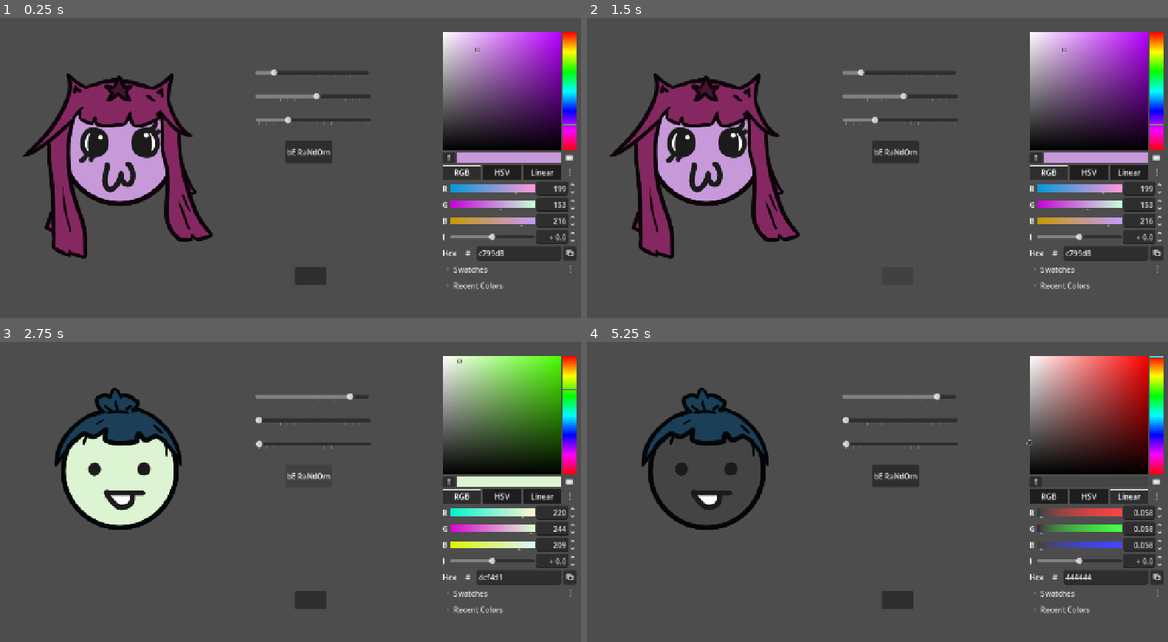
Above: before the commit, frames 1-4 (two rows, left to right).
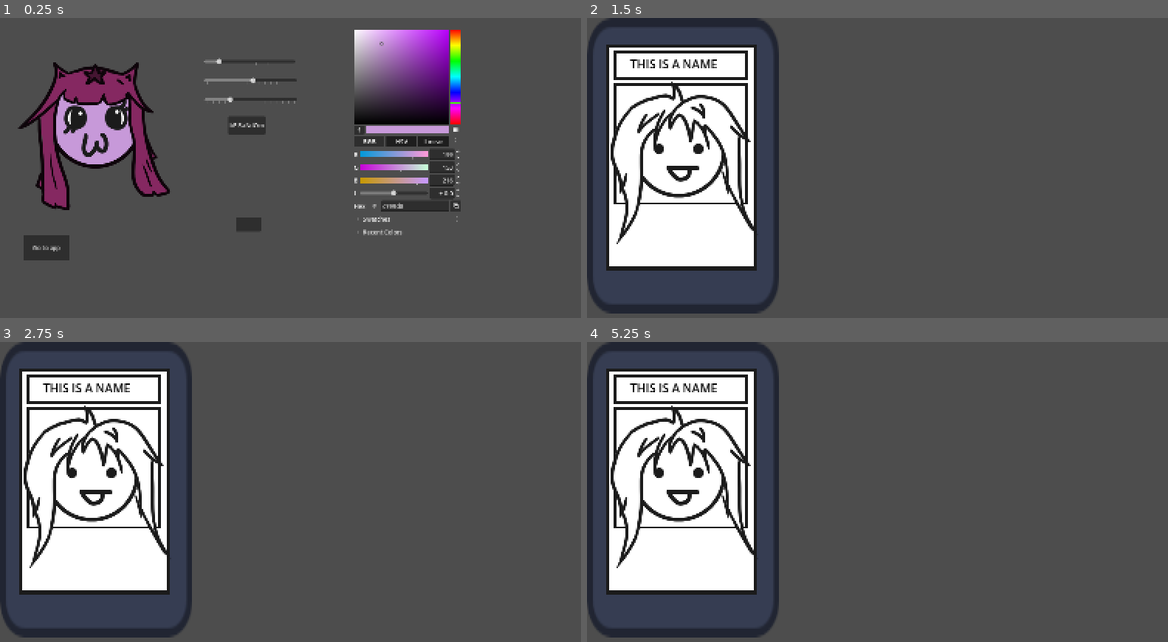
Above: after the commit, the same moments.

Repository: ecksii/PolyTycoon
Game: Godot game, scene res://Scenes/CharacterCreator.tscn
Same seed, same stepped clock (60 frames per second), same inputs: the game is played once before the commit and once after it. Before the commit the project starts from res://Scenes/main.tscn. The engine's default icon, where the game draws it, is replaced by a stand-in: a white triangle on a blue panel in a dark square.
Inputs (mouse positions are in pixels of both pictures, inside the frame that each line leads up to):
- Up to frame 1 (0.25 s): no input
- Up to frame 2 (1.5 s): click (633, 249) at 0.5 s, where only the run after the commit has a clickable "Go to app"; click (894, 276) at 1.27 s
- Up to frame 3 (2.75 s): click (307, 477) at 2 s, where only the run before the commit has a clickable "bE RaNdOm"
- Up to frame 4 (5.25 s): click (1034, 483) at 2.77 s; click (1045, 495) at 3.5 s, where only the run before the commit has a clickable "RGB"; click (1086, 495) at 4.25 s, where only the run before the commit has a clickable "HSV"; click (1127, 495) at 5 s, where only the run before the commit has a clickable "Linear"

The runs differ from the first frame. In frame 1, 34% of the frame differs, in the area x 3-100%, y 3-91%; in frame 2, 39%, in the area x 0-100%, y 0-99%; in frame 3, 38%; in frame 4, 37%.

Commit message:
started work on card/app swiping mechanic

Diff:
--- a/character-generator/Scenes/main.tscn
+++ b/character-generator/Scenes/CharacterCreator.tscn
@@ -57,9 +57,17 @@
 offset_bottom = 479.0
 edit_alpha = false
 
+[node name="ChangeSceneBtn" type="Button" parent="UI" unique_id=1059514048]
+offset_left = -490.0
+offset_top = 432.0
+offset_right = -365.0
+offset_bottom = 502.0
+text = "Go to app"
+
 [connection signal="pressed" from="UI/ExportAvatar" to="UI" method="_on_export_avatar_pressed"]
 [connection signal="value_changed" from="UI/EyesSlider" to="UI" method="_on_eyes_slider_value_changed"]
 [connection signal="value_changed" from="UI/MouthsSlider" to="UI" method="_on_mouths_slider_value_changed"]
 [connection signal="value_changed" from="UI/HairSlider" to="UI" method="_on_hair_slider_value_changed"]
 [connection signal="button_down" from="UI/RandomiseBtn" to="UI" method="_on_randomise_btn_button_down"]
 [connection signal="color_changed" from="UI/SkinColorPicker" to="UI" method="_on_skin_color_picker_color_changed"]
+[connection signal="pressed" from="UI/ChangeSceneBtn" to="UI" method="_on_change_scene_btn_pressed"]
--- /dev/null
+++ b/character-generator/Scenes/app.tscn
@@ -0,0 +1,30 @@
+[gd_scene format=3 uid="uid://yxpxmdc8uari"]
+
+[ext_resource type="PackedScene" uid="uid://bhbr7ej7dabq3" path="res://Scenes/card.tscn" id="1_nmq3k"]
+[ext_resource type="Texture2D" uid="uid://g75qladnte80" path="res://icon.svg" id="1_sb7qb"]
+
+[node name="App" type="Control" unique_id=1283306680]
+layout_mode = 3
+anchor_right = 0.33800003
+anchor_bottom = 0.94500005
+offset_right = 1.2799988
+offset_bottom = 0.49499512
+grow_horizontal = 2
+grow_vertical = 2
+
+[node name="TextureRect" type="TextureRect" parent="." unique_id=1373121753]
+clip_children = 2
+layout_mode = 0
+offset_right = 522.0
+offset_bottom = 800.0
+texture = ExtResource("1_sb7qb")
+
+[node name="CardContainer" type="MarginContainer" parent="TextureRect" unique_id=63732386]
+layout_mode = 0
+offset_left = 54.0
+offset_top = 72.0
+offset_right = 461.0
+offset_bottom = 681.0
+
+[node name="Card" parent="TextureRect/CardContainer" unique_id=1093341755 instance=ExtResource("1_nmq3k")]
+layout_mode = 2
--- /dev/null
+++ b/character-generator/Scenes/card.tscn
@@ -0,0 +1,55 @@
+[gd_scene format=3 uid="uid://bhbr7ej7dabq3"]
+
+[ext_resource type="Texture2D" uid="uid://drmicocm6mmgj" path="res://Assets/card-rough.png" id="1_0qqmn"]
+[ext_resource type="Script" uid="uid://dw0kvfix4awbs" path="res://Scripts/card.gd" id="1_wf8id"]
+[ext_resource type="PackedScene" uid="uid://wd5ajq24lpb7" path="res://Scenes/Head.tscn" id="3_brehn"]
+
+[node name="Card" type="Control" unique_id=26840451]
+custom_minimum_size = Vector2(354, 536)
+layout_mode = 3
+anchor_right = 0.25100002
+anchor_bottom = 0.68
+offset_left = -4.7800007
+offset_right = 0.39996338
+grow_horizontal = 2
+grow_vertical = 2
+pivot_offset_ratio = Vector2(0.5, 0.5)
+script = ExtResource("1_wf8id")
+
+[node name="ProfileContainer" type="VBoxContainer" parent="." unique_id=1252967866]
+layout_mode = 1
+anchors_preset = -1
+offset_right = 401.78
+offset_bottom = 608.0
+
+[node name="Profile" type="Sprite2D" parent="ProfileContainer" unique_id=1332054671]
+scale = Vector2(0.3177237, 0.3177237)
+texture = ExtResource("1_0qqmn")
+centered = false
+
+[node name="NameContainer" type="MarginContainer" parent="." unique_id=2034005679]
+layout_mode = 0
+offset_left = 62.78
+offset_top = 30.0
+offset_right = 329.78
+offset_bottom = 79.0
+
+[node name="RichTextLabel" type="RichTextLabel" parent="NameContainer" unique_id=1839128848]
+layout_mode = 2
+theme_override_colors/default_color = Color(0, 0, 0, 1)
+theme_override_font_sizes/normal_font_size = 32
+text = "THIS IS A NAME"
+
+[node name="PPContainer" type="MarginContainer" parent="." unique_id=751889810]
+clip_children = 1
+layout_mode = 0
+offset_left = 23.78
+offset_top = 112.0
+offset_right = 375.78
+offset_bottom = 429.00003
+
+[node name="Head" parent="PPContainer" unique_id=869240767 instance=ExtResource("3_brehn")]
+position = Vector2(45, 48)
+
+[connection signal="mouse_entered" from="." to="." method="_on_mouse_entered"]
+[connection signal="mouse_exited" from="." to="." method="_on_mouse_exited"]
--- /dev/null
+++ b/character-generator/Scripts/card.gd
@@ -0,0 +1,29 @@
+extends Control
+
+var mouse_in: bool = false
+var is_dragging: bool = false
+
+func _physics_process(delta) -> void:
+	swipe_logic(delta)
+	_set_rotation(delta)
+
+func swipe_logic(delta: float):
+	if (mouse_in or is_dragging):
+		if (Input.is_action_pressed("L_click")):
+			global_position = lerp(global_position, get_global_mouse_position() - (size/2.0), 22.0 * delta)
+			is_dragging = true
+		else:
+			is_dragging = false
+
+var last_pos: Vector2
+var max_card_rotation: float = 12.5
+func _set_rotation(delta: float):
+	var desired_rotation: float = clamp((global_position - last_pos).x *0.85, -max_card_rotation, max_card_rotation)
+	rotation_degrees = lerp(rotation_degrees, desired_rotation, 12.0 * delta)
+	last_pos = global_position
+
+func _on_mouse_entered():
+	mouse_in = true
+
+func _on_mouse_exited():
+	mouse_in = false
--- a/character-generator/Scripts/select_features_ui.gd
+++ b/character-generator/Scripts/select_features_ui.gd
@@ -56,13 +56,5 @@
 	#$TestVP.get_texture().get_image().save_png("screenshot.png")
 
 
-
-
-
-
-
-
-
-
-
-#end
+func _on_change_scene_btn_pressed():
+	get_tree().change_scene_to_file("res://Scenes/app.tscn")
--- a/character-generator/project.godot
+++ b/character-generator/project.godot
@@ -17,8 +17,8 @@
 
 [display]
 
-window/size/viewport_width=1280
-window/size/viewport_height=720
+window/size/viewport_width=1600
+window/size/viewport_height=900
 window/stretch/mode="canvas_items"
 window/stretch/aspect="expand"
 
@@ -33,6 +33,11 @@
 "events": [Object(InputEventKey,"resource_local_to_scene":false,"resource_name":"","device":16,"window_id":0,"alt_press …(190 unchanged characters)…
 ]
 }
+L_click={
+"deadzone": 0.2,
+"events": [Object(InputEventMouseButton,"resource_local_to_scene":false,"resource_name":"","device":-1,"window_id":0,"alt_pressed":false,"shift_pressed":false,"ctrl_pressed":false,"meta_pressed":false,"button_mask":0,"position":Vector2(0, 0),"global_position":Vector2(0, 0),"factor":1.0,"button_index":1,"canceled":false,"pressed":false,"double_click":false,"script":null)
+]
+}
 
 [physics]
 
Binary file added: character-generator/Assets/card-rough.png
Not shown, added: character-generator/Assets/card-rough.png.import
Not shown: 1 places in character-generator/Scenes/CharacterCreator.tscn that only renumber resources
Not shown, added: character-generator/Scripts/card.gd.uid
